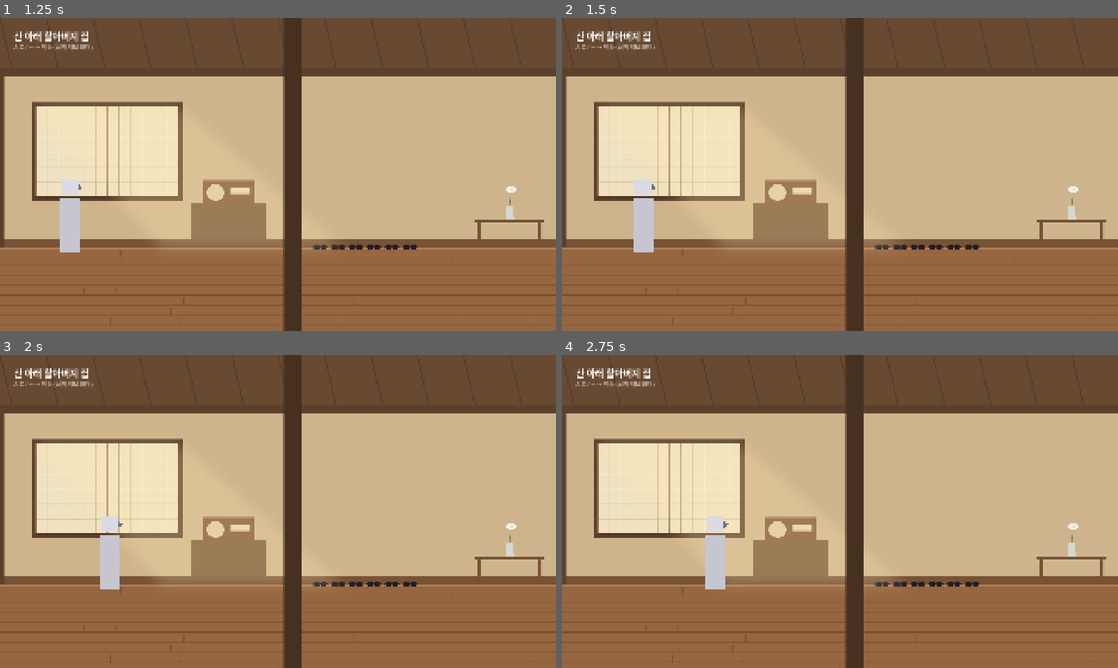
Above: before the commit, frames 1-4 (two rows, left to right).
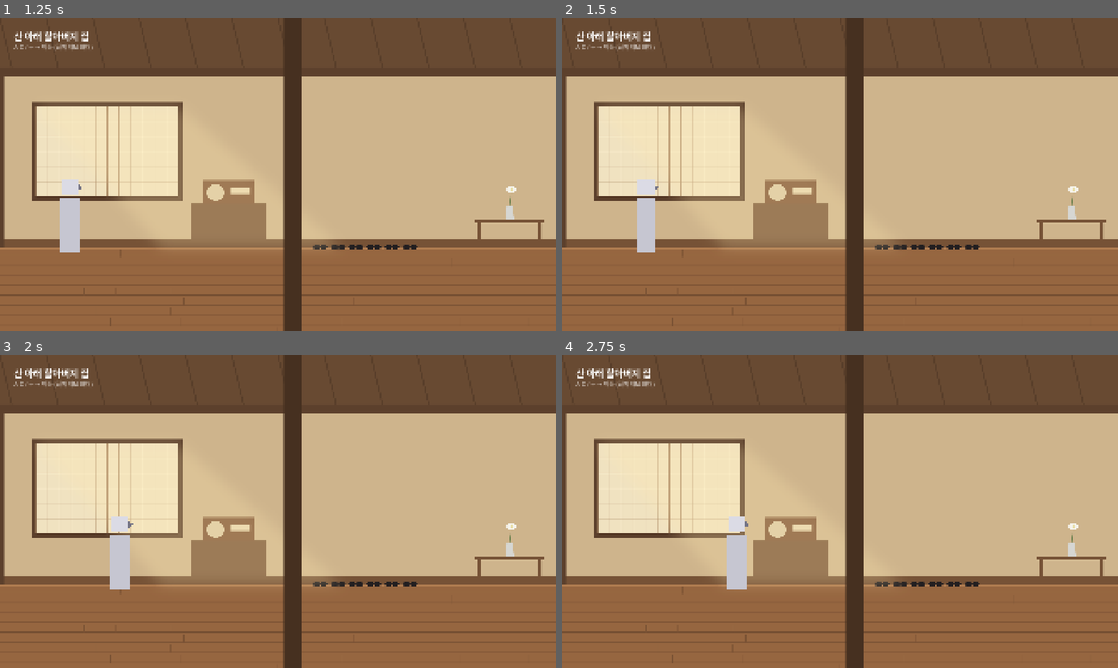
Above: after the commit, the same moments.

Repository: 1jealy/the-way-back
Game: Godot game, scene res://scenes/ui/title_screen.tscn
The game is run twice, just before and just after one commit, with the same random seed, the same clock (stepped at 60 frames per second) and the same inputs.
Inputs (mouse positions are in pixels of both pictures, inside the frame that each line leads up to):
- Up to frame 1 (1.25 s): click "처음부터" at 0.5 s
- Up to frame 2 (1.5 s): move the mouse to (962, 158) at 1.27 s; hold D (move_right) from 1.28 s (still down); hold F (ask_dog) from 1.28 s (still down); click (962, 158) at 1.42 s
- Up to frame 3 (2 s): keep holding D (move_right); keep holding F (ask_dog)
- Up to frame 4 (2.75 s): keep holding D (move_right); move the mouse to (728, 527) at 2.02 s; release F (ask_dog) at 2.03 s; tap E (interact) at 2.1 s

Frame 1 is identical in both runs. In frame 2, 0.2% of the frame differs, in the area x 12-18%, y 51-75%; in frame 3, 0.8%; in frame 4, 1.6%, in the area x 25-34%, y 51-75%.

Commit message:
하윤 걷는 속도 200 → 250 (#29)
A 대신 B 세션이 작업. 사람이 "조금 느리다"고 해서 250으로 정했다.
장소 폭은 그대로(걷기만 하는 구간이 약 20% 짧아진다). CLAUDE.md·장면표에 적었다.

Co-Authored-By: Claude Opus 5.5 <noreply@anthropic.com>
Claude-Session: https://claude.ai/code/session_01J4uuBjb9dFExxEE8Rhw3pJ

Diff:
--- a/scripts/player/player.gd
+++ b/scripts/player/player.gd
@@ -3,8 +3,8 @@
 ## 하윤. 좌우로만 걷는다. 원점은 발밑이다.
 ## 담당: A(게임플레이).
 
-## 걷는 속도(px/초). 화면 하나(1920px)를 약 10초에 지난다 — 장면표 시간의 기준.
-@export var walk_speed: float = 200.0
+## 걷는 속도(px/초). 화면 하나(1920px)를 약 7.7초에 지난다. 장소 폭은 200 기준으로 잡았다(#29).
+@export var walk_speed: float = 250.0
 @export var gravity: float = 2400.0
 
 ## 조작을 막고 있는 이유들. 하나라도 있으면 걷지 않는다.
Not shown, changed: CLAUDE.md
Not shown, changed: docs/story.md
